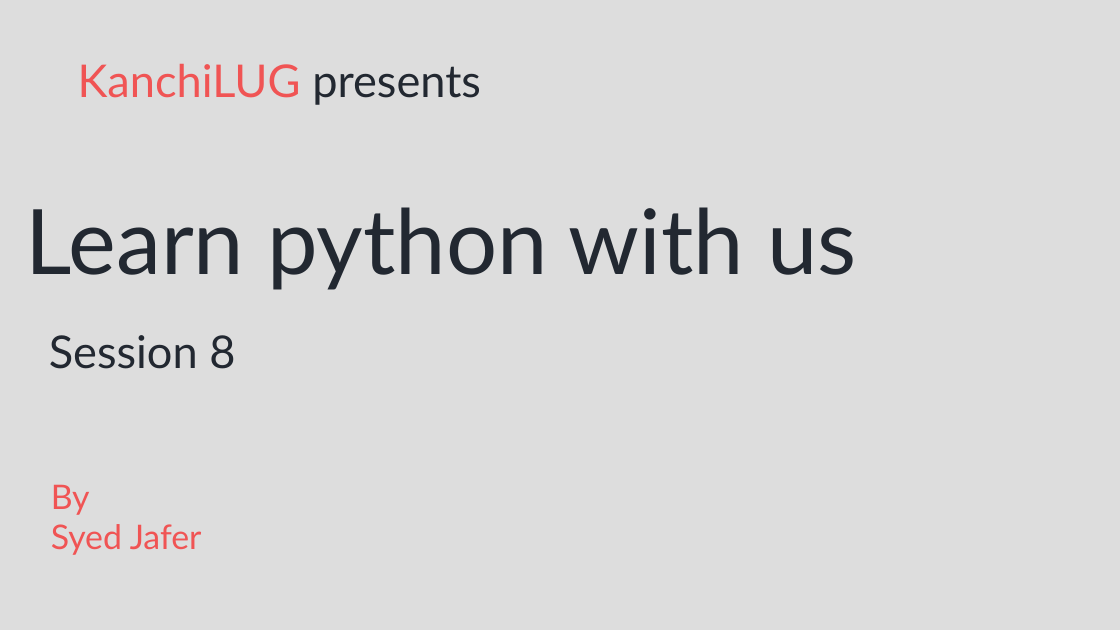
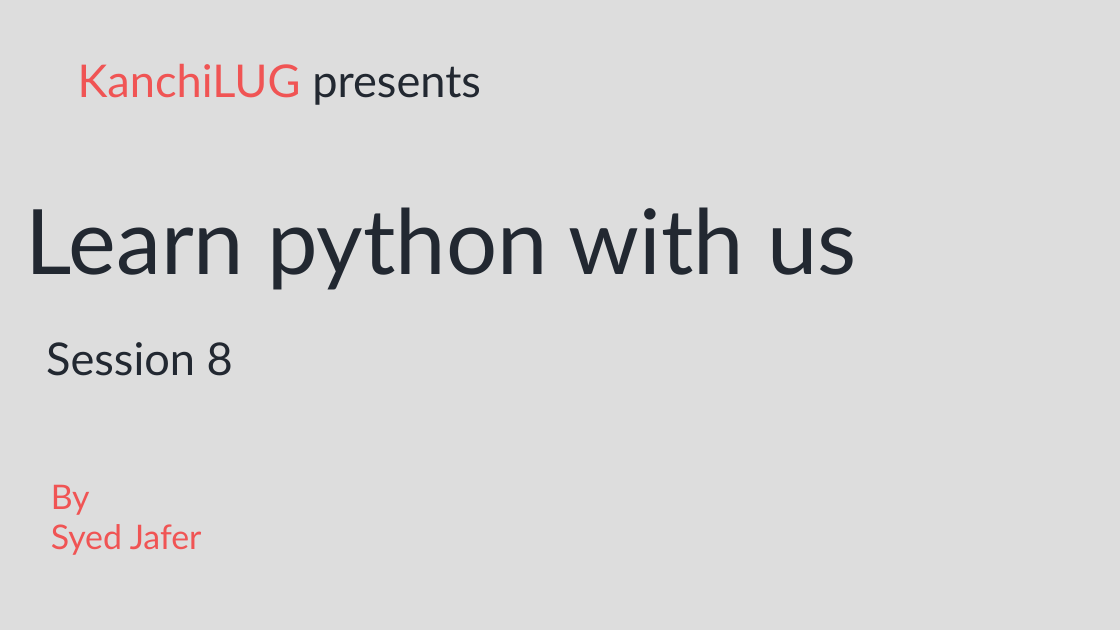
Before and after one commit to syedjafer/learnpythonwithus, a slide deck: slide 1 of session_8_ds_lists.odp. Drawn at 1120x630 pixels with LibreOffice and Linux fonts; fonts in the diff are those of the drawing. Boxes give left, top, right and bottom in pixels: in the first picture for what was removed or moved away, otherwise in the second. Text is boxed around its words. In the diff, an @@ line names an element or a change of style, - is before the commit and + after.

```diff
--- a/session_8_ds_lists.odp
+++ b/session_8_ds_lists.odp
@@ title "Session 8": place and size @@
-title "Session 8" at [49, 335, 235, 369]
+title "Session 8" at [46, 342, 233, 376]
```
Also in this commit, not shown: 2 other slides changed, 10 slides added, 6 other files.
